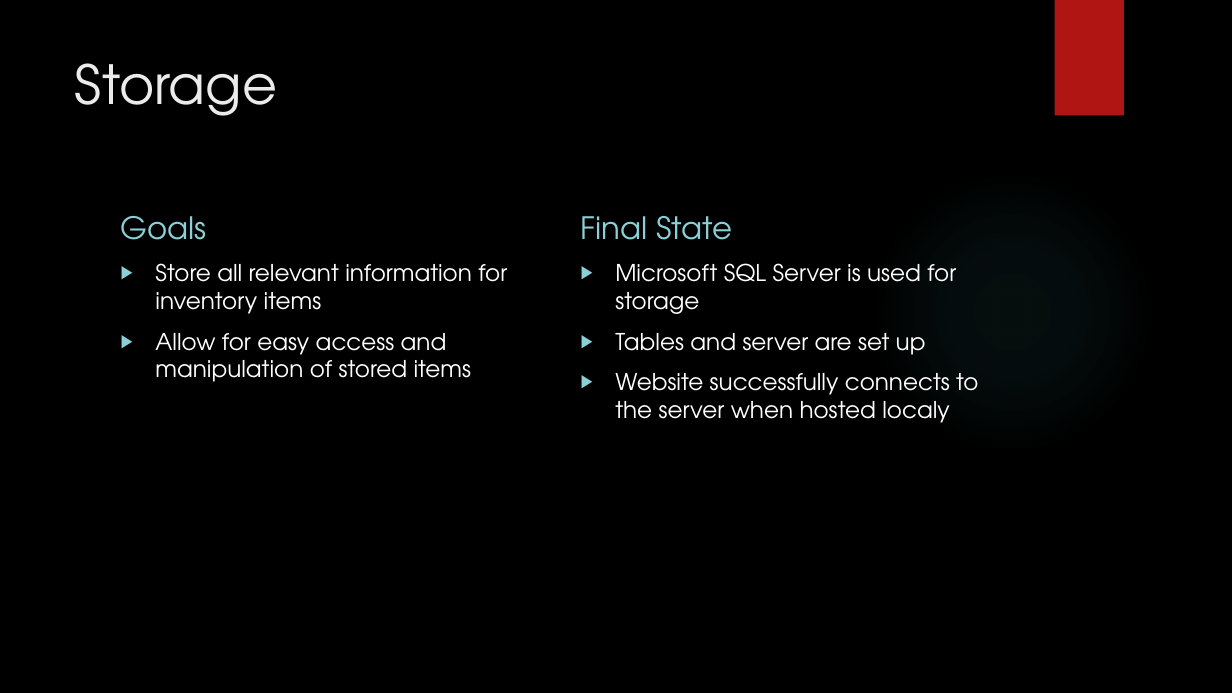
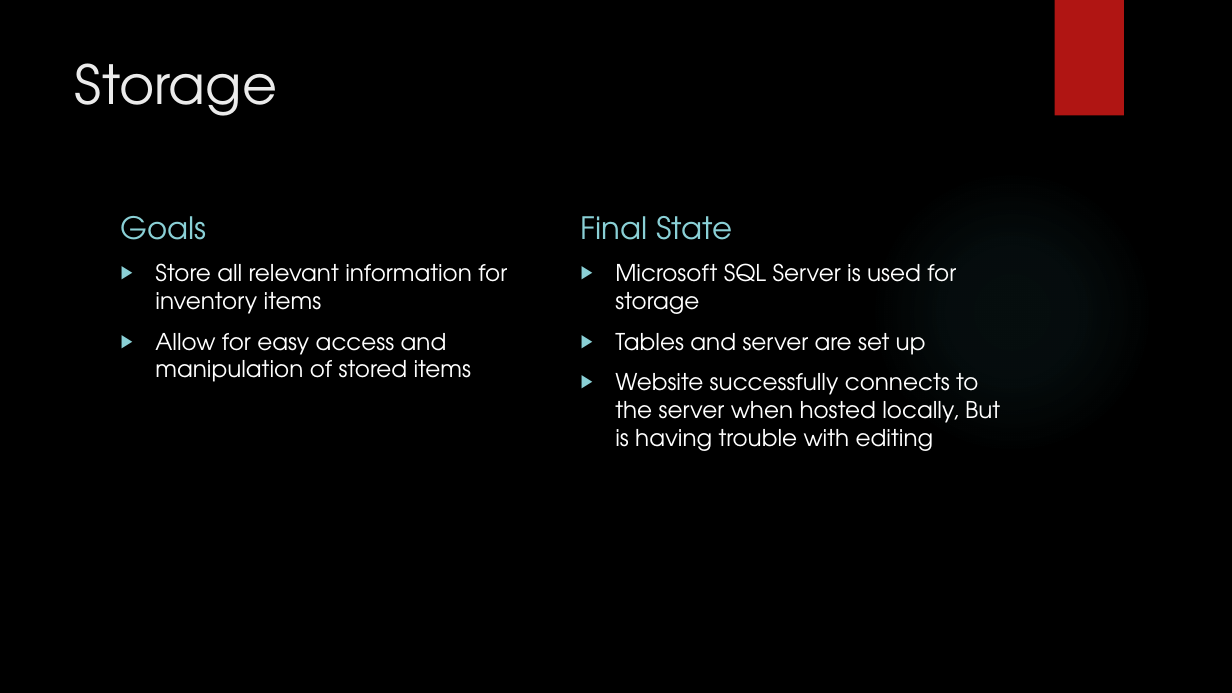
Before and after one commit to frozenNodak/InventoryManagement491, a slide deck: slide 4 of Inventory Management System final code review.pptx (slide 11 before the commit). Drawn at 1232x693 pixels with LibreOffice and Linux fonts; fonts in the diff are those of the drawing; background and template pictures are left out. Boxes give left, top, right and bottom in pixels: in the first picture for what was removed or moved away, otherwise in the second. Text is boxed around its words. In the diff, an @@ line names an element or a change of style, - is before the commit and + after.

```diff
--- a/Inventory Management System final code review.pptx
+++ b/Inventory Management System final code review.pptx
@@ text at (615, 373, 1000, 451): text changed @@
-▶ Website successfully connects to the server when hosted localy
+▶ Website successfully connects to the server when hosted locally, But is having trouble with editing
```
Also in this commit, not shown: 7 slides removed.
